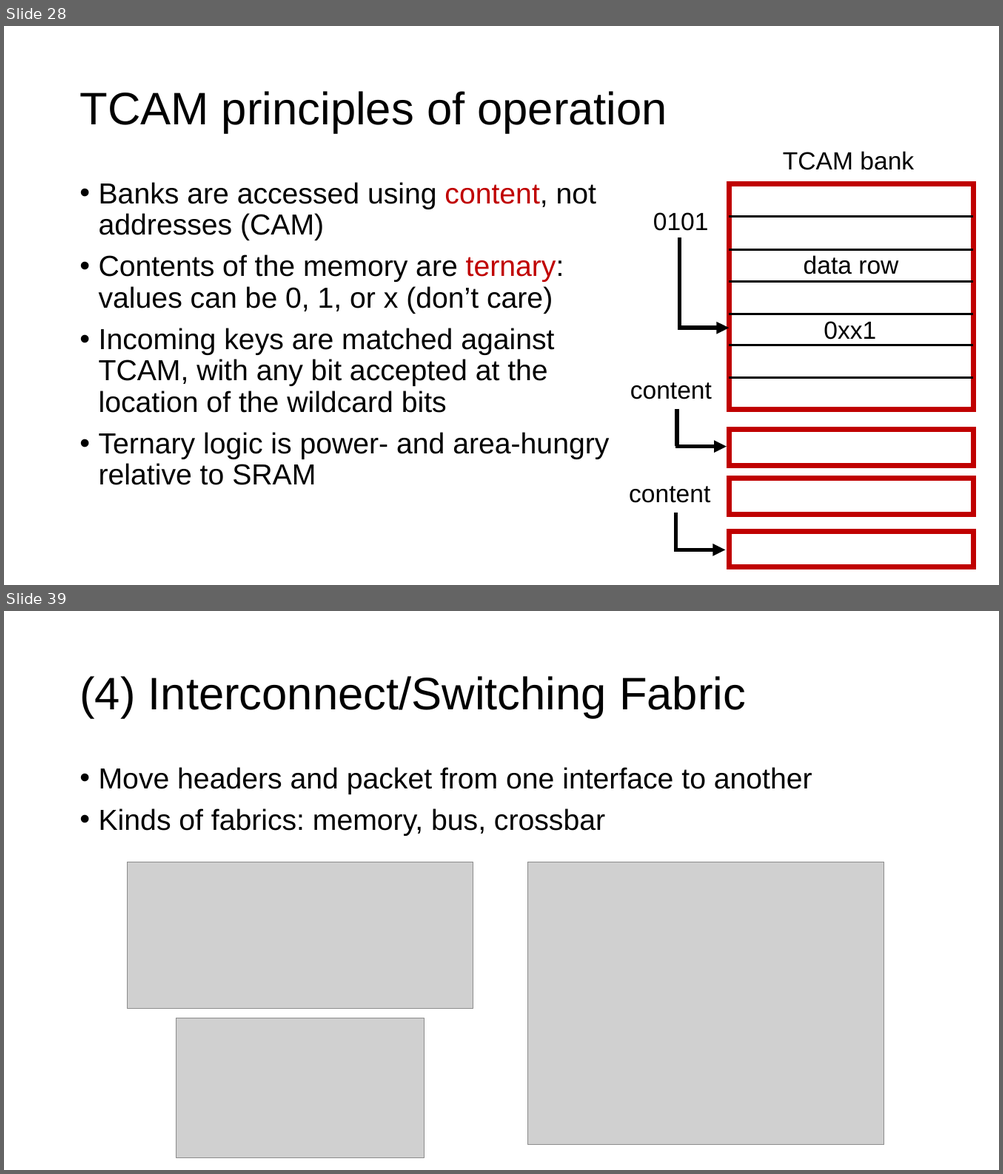
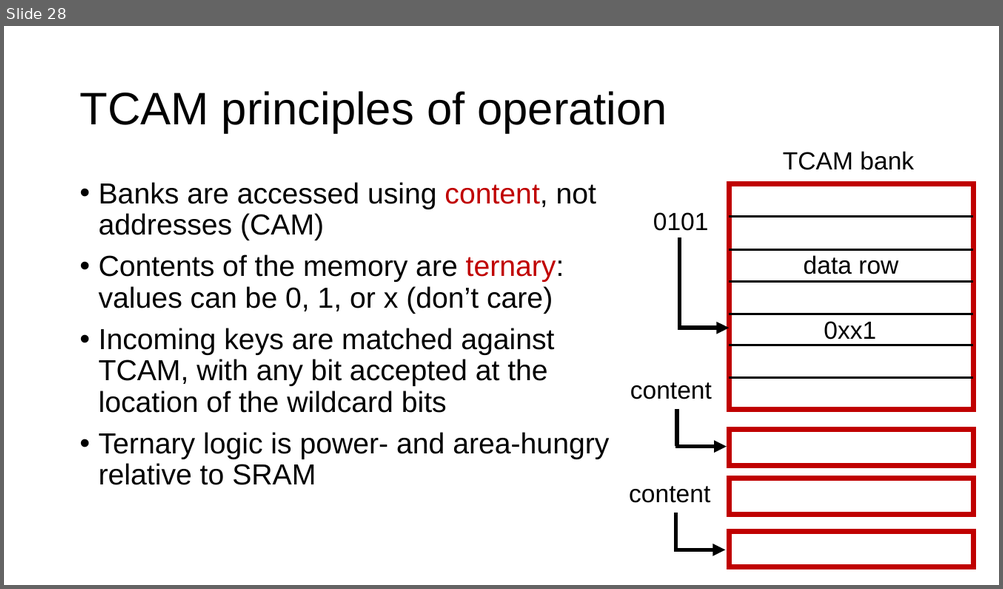
Before and after one commit to ngsrinivas/coursegen, a slide deck: ex/552-S24/staging/552-S24/lectures/08-network-hardware-data-plane.pptx. Shown one above the other, each under a label of ours: slides 28 and 39 before the commit, slide 28 after it; the slides between them are not shown. The pictures are 1003x1174 and 1003x589 pixels, drawn with LibreOffice and Linux fonts; fonts in the diff are those of the drawing; grey boxes stand for pictures. Boxes give left, top, right and bottom in pixels: in the first picture for what was removed or moved away, otherwise in the second. Text is boxed around its words. In the diff, an @@ line names an element or a change of style, - is before the commit and + after.

```diff
--- a/ex/552-S24/staging/552-S24/lectures/08-network-hardware-data-plane.pptx
+++ b/ex/552-S24/staging/552-S24/lectures/08-network-hardware-data-plane.pptx
@@ slide 39 removed at [4, 611, 999, 1170], background #FFFFFF @@
@@ title removed at [79, 676, 745, 718] @@
-(4) Interconnect/Switching Fabric
@@ text removed at [99, 767, 812, 836] @@
-• Move headers and packet from one interface to another
-• Kinds of fabrics: memory, bus, crossbar
@@ picture removed at [127, 863, 472, 1009] @@
@@ picture removed at [528, 863, 884, 1146] @@
@@ picture removed at [176, 1019, 424, 1159] @@
```
Also in this commit, not shown: 21 other slides removed, 4 other files.
